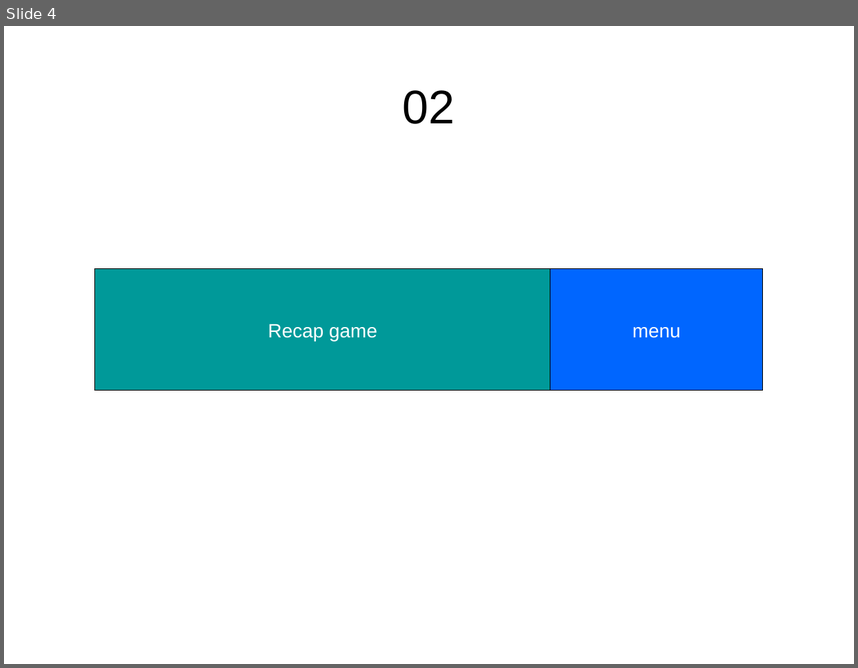
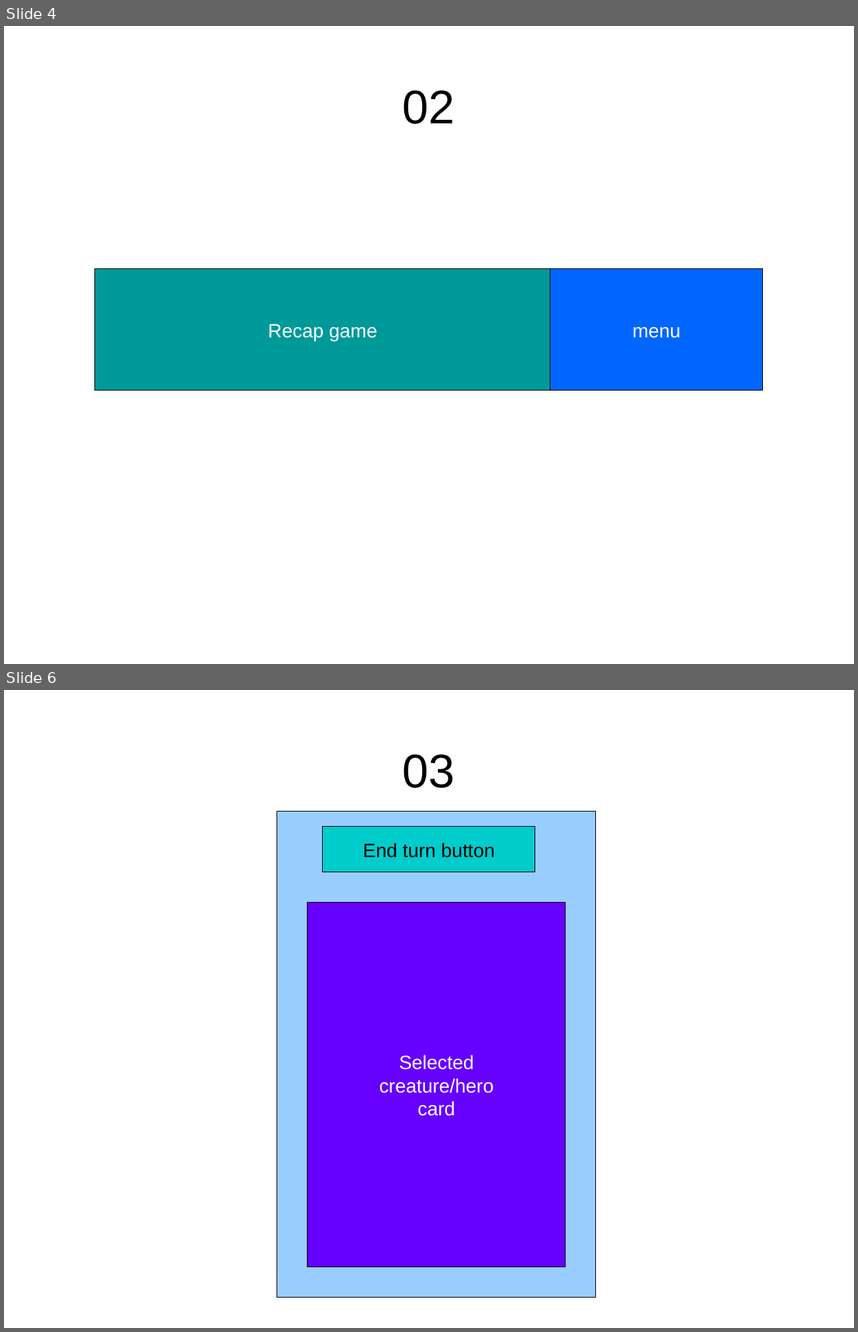
Before and after one commit to idolord/CryptDuel, a slide deck: documentation/interface.ingame.odp. Shown one above the other, each under a label of ours: slide 4 before the commit, slides 4 and 6 after it; the slides between them are not shown. The pictures are 858x668 and 858x1332 pixels, drawn with LibreOffice and Linux fonts; fonts in the diff are those of the drawing. Boxes give left, top, right and bottom in pixels: in the first picture for what was removed or moved away, otherwise in the second. Text is boxed around its words. In the diff, an @@ line names an element or a change of style, - is before the commit and + after.

```diff
--- a/documentation/interface.ingame.odp
+++ b/documentation/interface.ingame.odp
@@ slide 6 added at box(4, 690, 854, 1328), background #FFFFFF @@
@@ title added at box(403, 754, 455, 788), 44 pt, text #000000 @@
+03
@@ rectangle added at box(277, 811, 595, 1297), fill #99CCFF, outline #000000 0 pt @@
@@ rectangle added at box(323, 827, 535, 872), fill #00CCCC, outline #000000 0 pt, 18 pt, text #000000 @@
+End turn button
@@ rectangle added at box(308, 903, 566, 1267), fill #6600FF, outline #000000 0 pt, 18 pt, text #FFFFFF @@
+Selected
+creature/hero
+card
```
Also in this commit, not shown: 2 slides changed, 7 other slides added.
